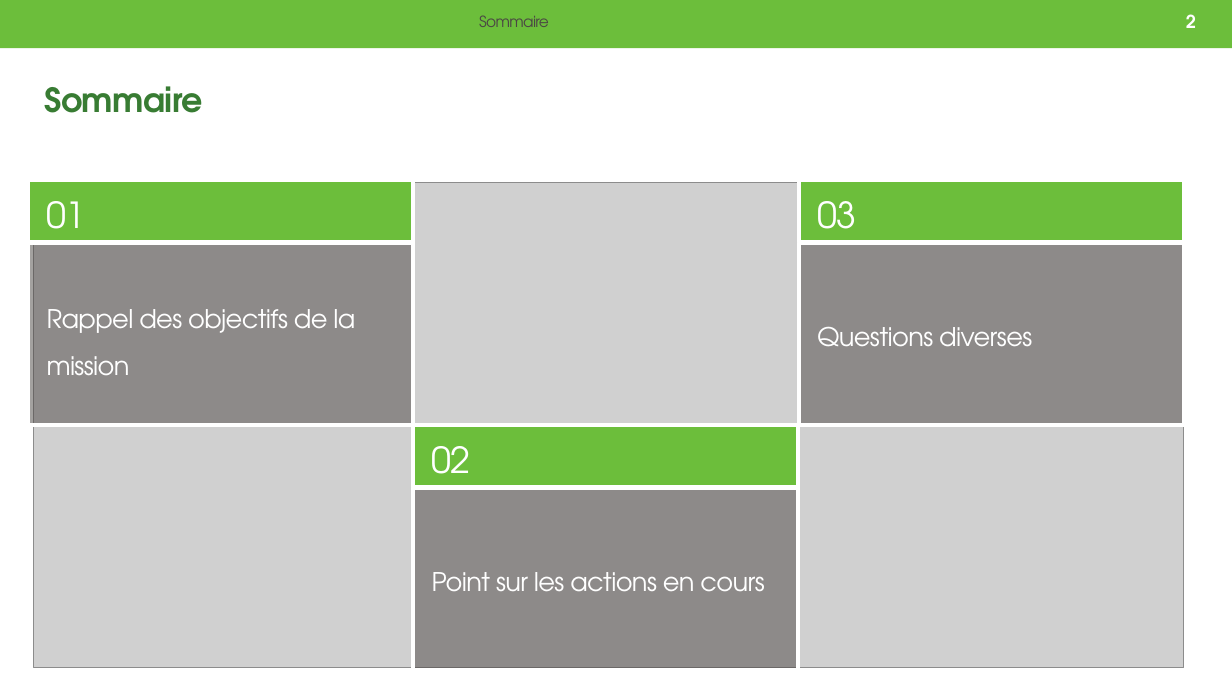
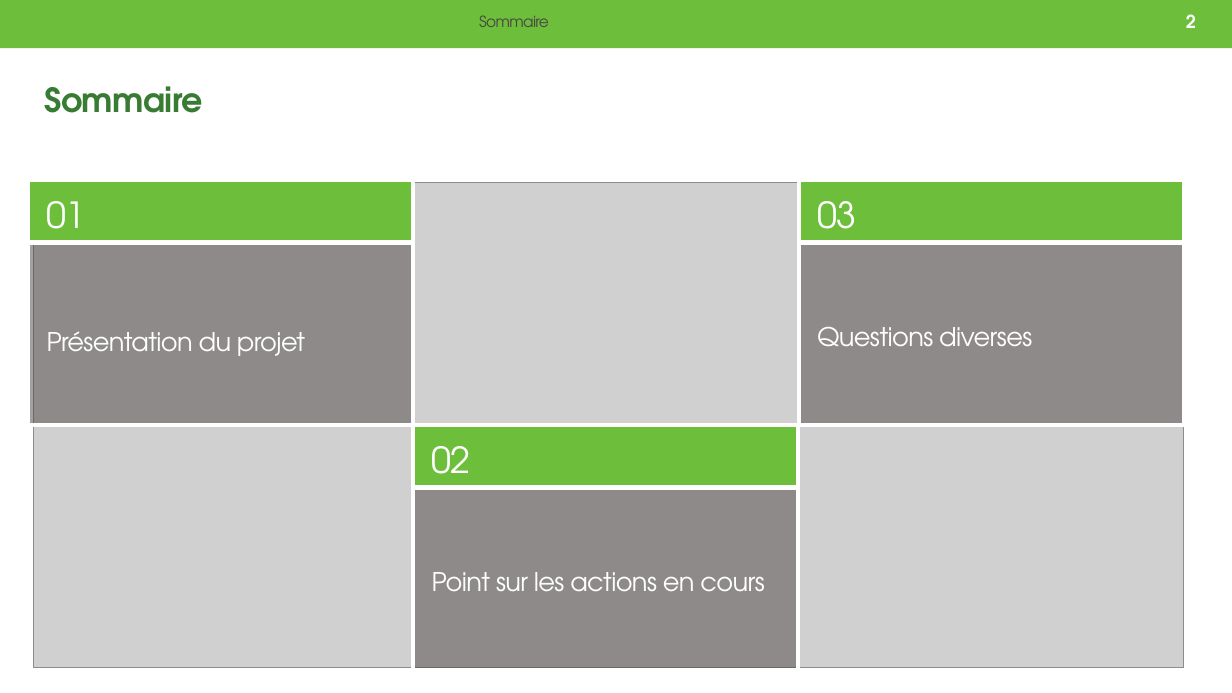
Before and after one commit to ndhuygelaere/fair-water-data-catalog, a slide deck: slide 2 of 20250509_lancement_fair_catalog.pptx. Drawn at 1232x693 pixels with LibreOffice and Linux fonts; fonts in the diff are those of the drawing; grey boxes stand for pictures; background and template pictures are left out. Boxes give left, top, right and bottom in pixels: in the first picture for what was removed or moved away, otherwise in the second. Text is boxed around its words. In the diff, an @@ line names an element or a change of style, - is before the commit and + after.

```diff
--- a/20250509_lancement_fair_catalog.pptx
+++ b/20250509_lancement_fair_catalog.pptx
@@ text at <box>47,331,305,356</box>: text changed @@
-Rappel des objectifs de la mission
+Présentation du projet
```
Also in this commit, not shown: 3 other slides changed, 1 slide added.
